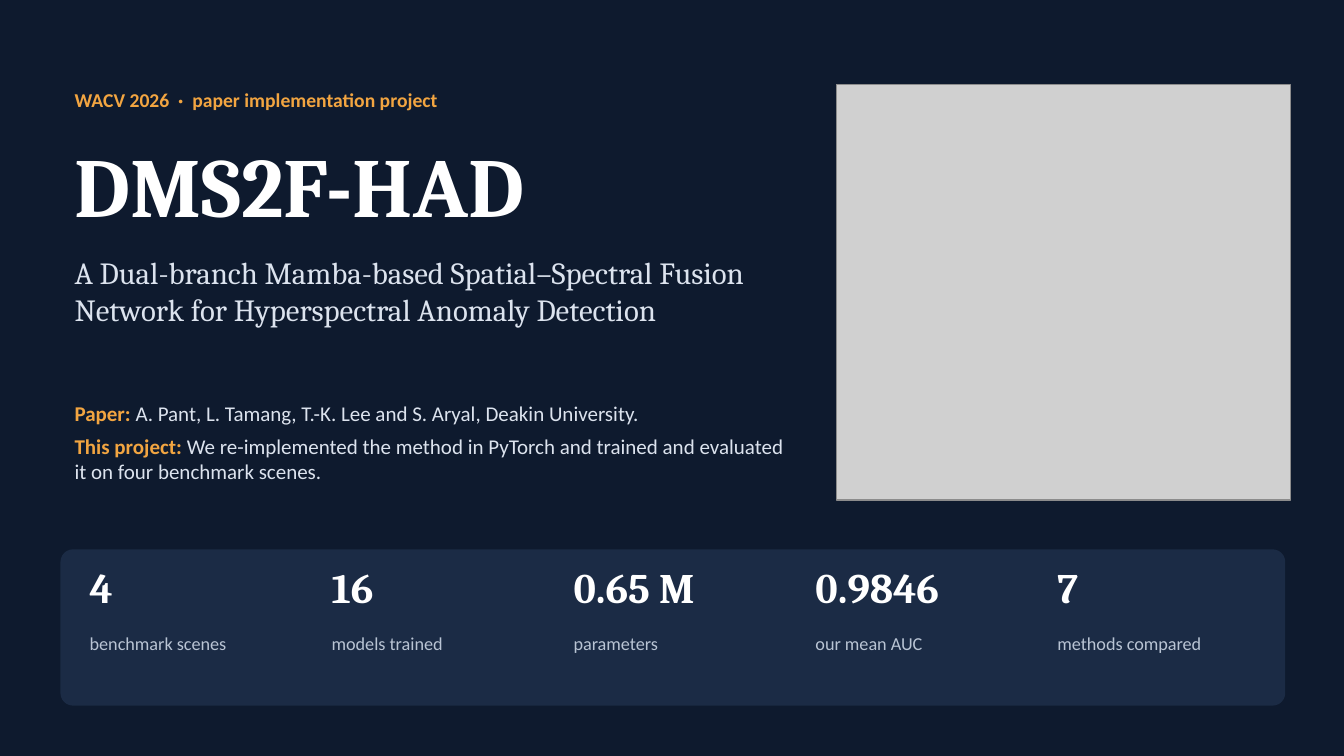
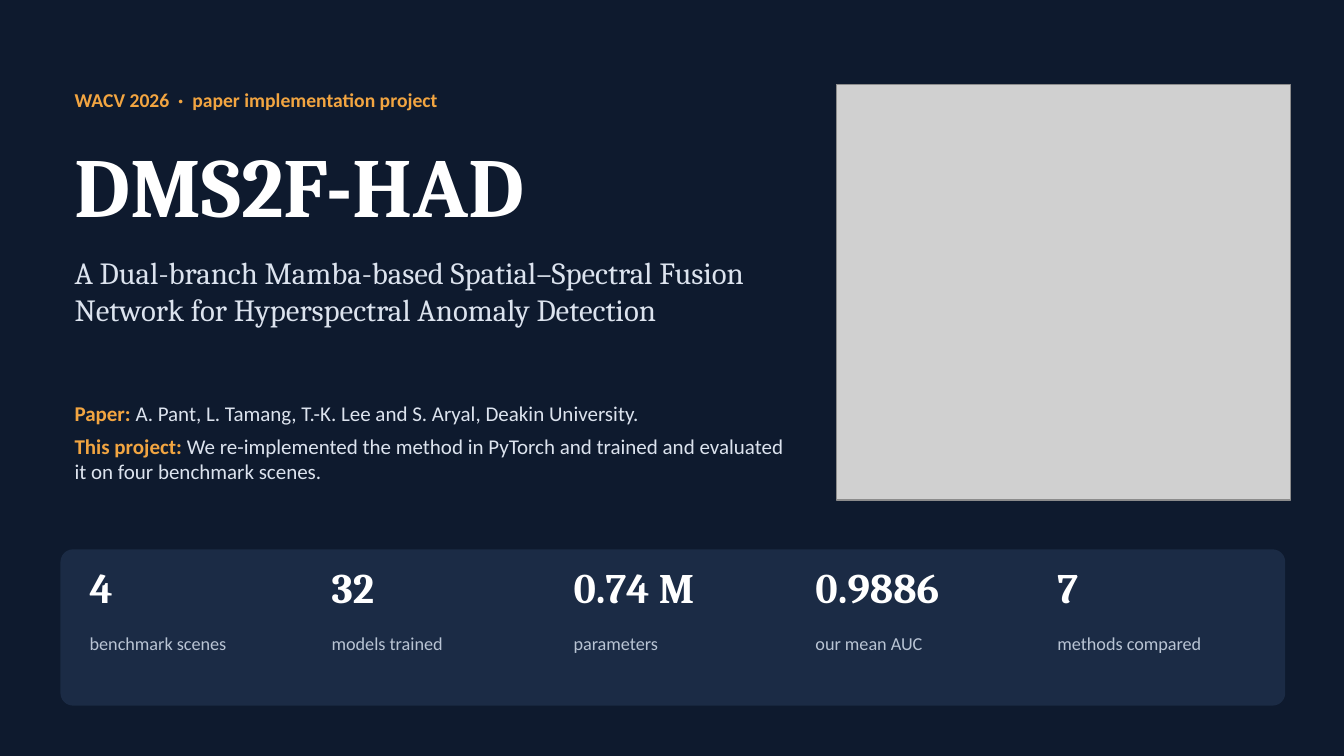
Before and after one commit to SaarthakG-Dtu/Hyperspectral_Anomaly_Detection, a slide deck: slide 1 of presentation/DMS2F-HAD_presentation.pptx. Drawn at 1344x756 pixels with LibreOffice and Linux fonts; fonts in the diff are those of the drawing; grey boxes stand for pictures. Boxes give left, top, right and bottom in pixels: in the first picture for what was removed or moved away, otherwise in the second. Text is boxed around its words. In the diff, an @@ line names an element or a change of style, - is before the commit and + after.

```diff
--- a/presentation/DMS2F-HAD_presentation.pptx
+++ b/presentation/DMS2F-HAD_presentation.pptx
@@ text at (x1=332, y1=574, x2=375, y2=604): text changed @@
-16
+32
@@ text at (x1=574, y1=574, x2=694, y2=604): text changed @@
-0.65 M
+0.74 M
@@ text at (x1=815, y1=574, x2=939, y2=604): text changed @@
-0.9846
+0.9886
```
Also in this commit, not shown: 9 other slides changed, 36 other files.
